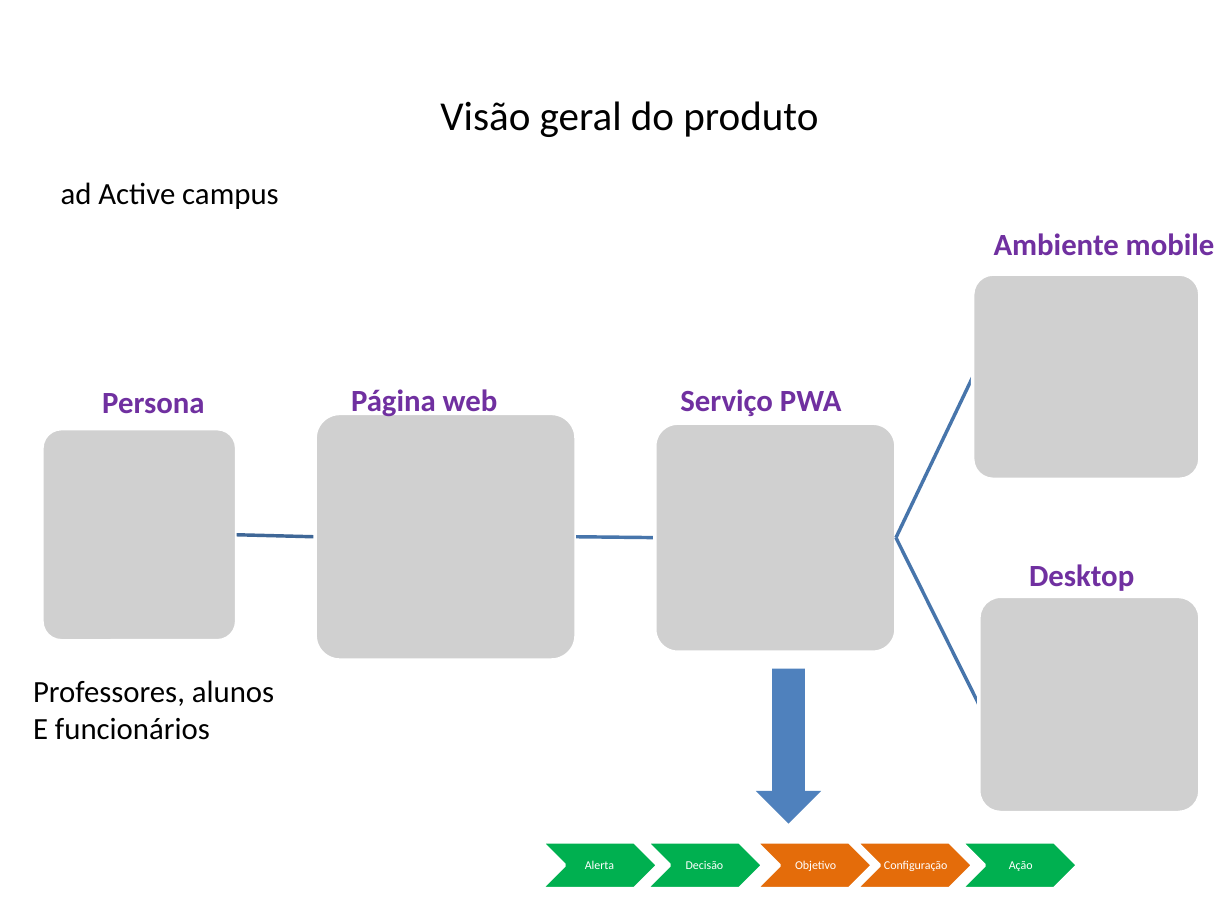
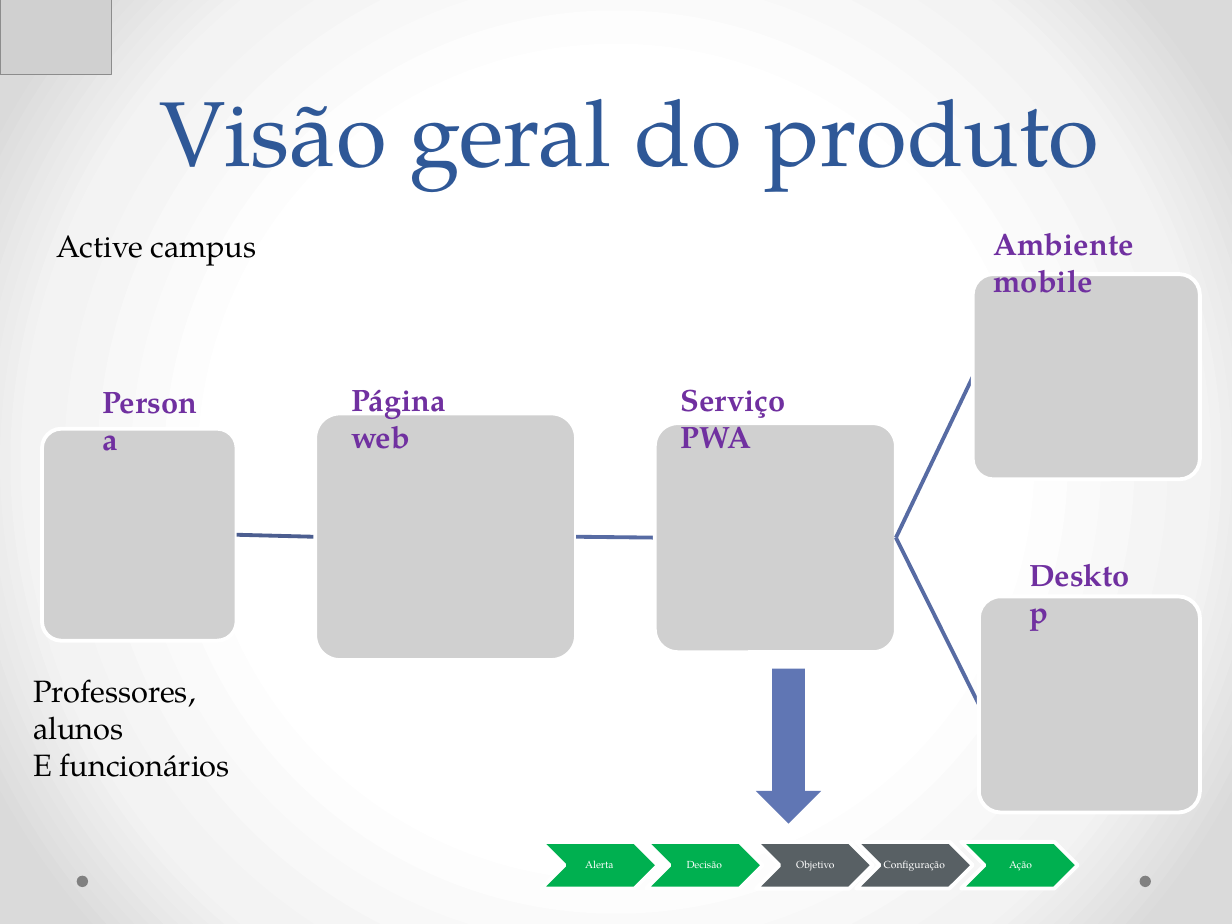
Before and after one commit to Neimarmg/TCC, a slide deck: slide 2 of Ppt.pptx (slide 1 before the commit). Drawn at 1232x924 pixels with LibreOffice and Linux fonts; fonts in the diff are those of the drawing; grey boxes stand for pictures. Boxes give left, top, right and bottom in pixels: in the first picture for what was removed or moved away, otherwise in the second. Text is boxed around its words. In the diff, an @@ line names an element or a change of style, - is before the commit and + after.

```diff
--- a/Ppt.pptx
+++ b/Ppt.pptx
@@ background #FFFFFF to gradient #FFFFFF to #F4F4F4 to #DADADA @@
@@ picture added at bbox=[0, 0, 112, 74] @@
@@ title "Visão geral do produto" at bbox=[160, 99, 1099, 192]: size 24 to 54 pt, font Calibri to TeX Gyre Pagella, text colour #000000 to #2F5897; line spacing 1 to 58pt; vertical alignment middle to bottom @@
@@ text at bbox=[57, 235, 257, 266]: text changed; font Calibri to TeX Gyre Pagella @@
-ad Active campus
+Active campus
@@ outline #4875AC 2 pt to #576BA3 2.25 pt in 3 elements at bbox=[577, 535, 655, 540], bbox=[894, 376, 975, 539], bbox=[894, 537, 980, 706] @@
@@ font Calibri to TeX Gyre Pagella in 6 elements at bbox=[90, 377, 218, 426], bbox=[351, 389, 446, 449], bbox=[1016, 549, 1147, 599], bbox=[994, 233, 1134, 293], bbox=[680, 389, 785, 448], bbox=[33, 679, 229, 777] @@
@@ down arrow at bbox=[756, 669, 822, 824]: fill #4F81BD to #6076B4 @@
@@ chevron at bbox=[756, 841, 873, 888]: fill #E46C0A to #586064; outline #FFFFFF 2 pt to #FFFFFF 2.25 pt @@
@@ chevron at bbox=[856, 841, 973, 888]: fill #E46C0A to #586064; outline #FFFFFF 2 pt to #FFFFFF 2.25 pt @@
@@ outline #FFFFFF 2 pt to #FFFFFF 2.25 pt in 3 elements at bbox=[541, 841, 658, 888], bbox=[646, 841, 763, 888], bbox=[961, 841, 1078, 888] @@
@@ size 7 to 6 pt, font Calibri to TeX Gyre Pagella in 5 elements at bbox=[585, 860, 613, 868], bbox=[687, 861, 722, 868], bbox=[796, 860, 834, 871], bbox=[884, 860, 945, 871], bbox=[1009, 861, 1032, 871] @@
@@ ellipse added at bbox=[76, 876, 87, 887], fill #808080 @@
@@ ellipse added at bbox=[1140, 876, 1151, 887], fill #808080 @@
```
Also in this commit, not shown: 3 other slides changed, 2 slides added, 2 slides removed.
